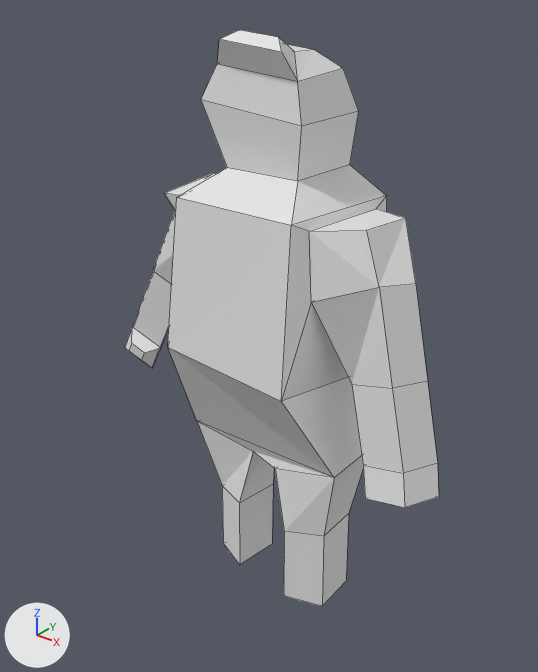
Two versions of the Blender file Models/enemyplayer1.blend, one commit apart.
Before and after are seen from a camera (50 mm lens) standing at (4.82, -6.06, 7.33) and looking at (-0.23, 0.25, 3.42). Lighting does not change. The marker at lower left points along +X, +Y and +Z. Mesh edges are drawn as thin lines.
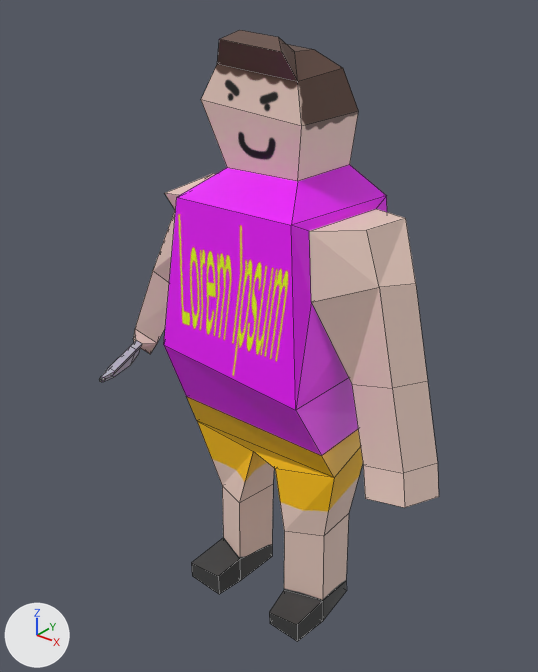
Pixel boxes [x1, y1, x2, y2] of what changed, in the pictures (538 x 672 px):
'Cube', surface changed, reshaped (8% wider, 6% taller)
    before: [125, 30, 439, 607]
    after: [99, 30, 439, 642]
part 1 of me_cube, built on
    before: [168, 196, 387, 536]
    after: [164, 196, 387, 536]
part 2 of me_cube, built on
    before: [222, 484, 349, 607]
    after: [191, 484, 349, 642]
part 3 of me_cube, built on
    before: [125, 271, 171, 368]
    after: [99, 271, 169, 382]
part 4 of me_cube, surface changed (grey to beige)
    both: [153, 30, 439, 537]

What the commit changed:
Picture 'enemyplayer1uvtest1.png' (img_enemyplayer1uvtest1_png) is new.
In material 'Material' (mat_material), base_color is no longer (0.8, 0.8, 0.8), white #e7e7e7.
In material 'Material' (mat_material), texture is now set to img_enemyplayer1uvtest1_png.
me_cube is used by ob_cube; location (0.0, 0.0, 2.95).
me_cube had 104 vertices, 102 faces and spanned x -2.91..2.21, y -0.86..1.21, z -2.93..3.89.
me_cube now has 146 vertices, 144 faces and spans x -2.65..2.21, y -0.94..1.21, z -3.03..3.89.
Part 1, on me_cube:
4 faces are deleted.
6 vertices move from x -1.1..1.04, y -0.86..1.21, z -1.06..0.47 to x -1.03..1.04, y -0.86..1.21, z -0.85..0.48.
4 vertices are added at (1.03, 0.78, -0.41), (-1.1, -0.34, -0.42), (1.08, -0.47, -0.3), (-0.95, 0.77, -0.56).
8 new faces join them.
Part 2, on me_cube:
2 faces are deleted.
3 vertices in x -0.82..0.98, y -0.27..-0.04, z -2.89..-2.8 move by (0.0, 0.0, 0.1).
1 vertex moves from x -0.3, y -0.29, z -2.77 to x -0.3, y -0.29, z -2.68.
16 vertices are added at x -0.88..1.0, y -0.68..0.44, z -3.03..-2.74.
18 new faces join them.
Part 3, on me_cube:
6 vertices are removed from x -2.68..-2.2, y -0.07..0.14, z -0.6..-0.18.
8 faces are deleted.
14 vertices move from x -2.91..-2.05, y 0.04..0.53, z -0.6..0.11 to x -2.65..-2.12, y 0.01..0.5, z -0.4..0.07.
28 vertices are added at x -2.46..-2.0, y -0.94..0.03, z -0.47..-0.17.
30 new faces join them.
me_cube part 4: 88 kept faces spanning x -2.65..2.21, y -0.86..1.21, z -2.93..3.89 get new texture (UV) coordinates.
